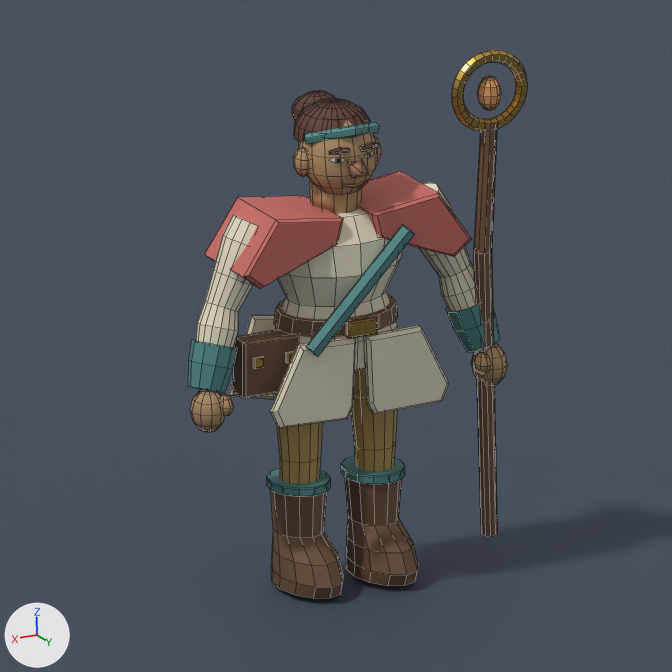
Before and after pictures for a commit that changed the Blender file art-source/heroes/wc_u_human_priest/wc_u_human_priest.blend.
The view is the same before and after, from the file's camera 'WC_Portrait'. Lighting does not change. The marker at lower left points along +X, +Y and +Z. The first picture is the older version. Mesh edges are drawn as thin lines.

Objects in the first picture: 'PRESENTATION_Ground', 'SK_wc_u_human_priest'.
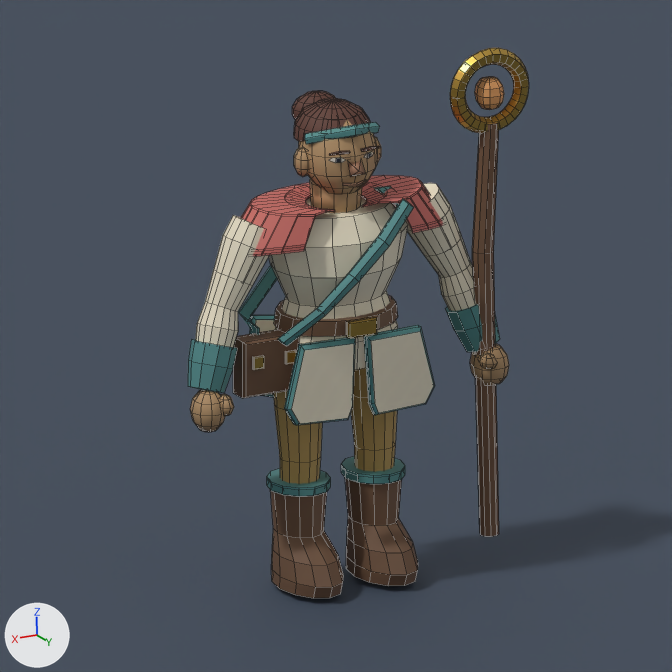
Location of each change, [x1, y1, x2, y2] in pixels of the pictures (672 x 672 px; the box of a moved part takes in the faces that stretch with it):
'SK_wc_u_human_priest', reshaped
    before: [188, 50, 527, 598]
    after: [188, 48, 529, 598]
part 1 of me_wc_tailoredgeometry, added (brown)
    after: [241, 175, 443, 256]
part 2 of me_wc_tailoredgeometry, added
    after: [238, 186, 399, 335]
part 3 of me_wc_tailoredgeometry, moved or reshaped
    before: [205, 50, 527, 536]
    after: [253, 48, 529, 536]
part 4 of me_wc_tailoredgeometry, surface changed
    before: [229, 171, 449, 428]
    after: [250, 199, 435, 425]

The edits, one by one:
me_wc_tailoredgeometry is used by ob_sk_wc_u_human_priest; location (0.0, 0.0, 0.0).
me_wc_tailoredgeometry had 1968 vertices, 1655 faces and spanned x -0.69..0.6, y -0.21..0.25, z 0.02..1.84.
me_wc_tailoredgeometry now has 2217 vertices, 1906 faces and spans x -0.7..0.6, y -0.21..0.25, z 0.02..1.84.
me_wc_tailoredgeometry part 1: a new loose piece of 250 vertices spanning x -0.42..0.42, y -0.19..0.16, z 1.22..1.38, in mat_m_wc_u_human_priest.
me_wc_tailoredgeometry part 2: a new loose piece of 24 vertices spanning x -0.21..0.32, y -0.21..0.18, z 0.9..1.38, in mat_m_wc_u_human_priest.
me_wc_tailoredgeometry part 3: 340 vertices moved from x -0.69..0.34, y -0.17..0.19, z 0.59..1.84 to x -0.7..0.29, y -0.18..0.24, z 0.59..1.84; 85 vertices removed from x -0.58..0.44, y -0.14..0.23, z 0.1..1.74; 60 vertices added at x -0.59..0.37, y 0.05..0.23, z 0.1..1.74.
me_wc_tailoredgeometry part 4: 69 kept faces spanning x -0.29..0.29, y -0.18..0.24, z 0.59..1.39 get new texture (UV) coordinates.
